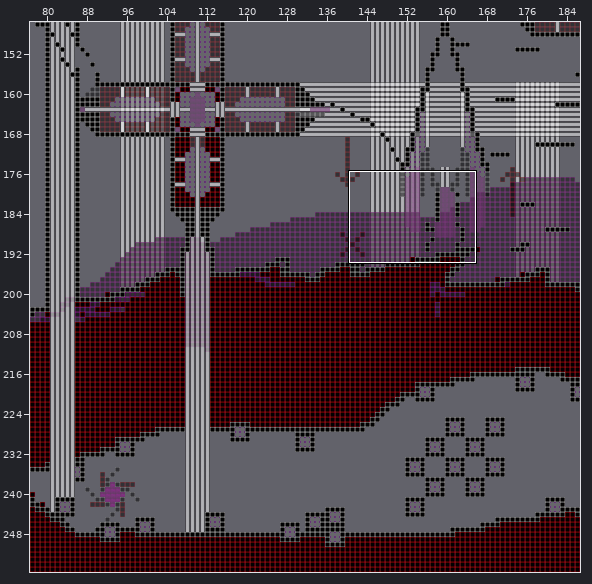
Two versions of a level (Tiled map, core/assets/level3.tmx). Above, an overview of the earlier version with the close-up marked.
Close-up. The starting point:
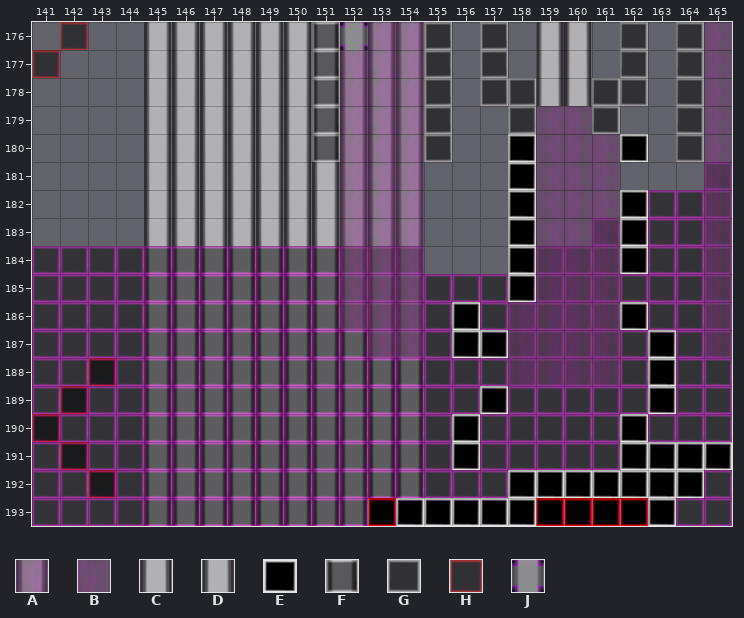
Cells are 32x32 px. Shown: x 141..165, y 176..193. The commit also changed other parts of the map, which this record leaves out.
Key: from "cubes": A 0 flipped on the diagonal, B 0 turned 90, C 1 flipped up-down, D 1 turned 180, E 2, F 2 flipped on the diagonal, G 2 turned 90, H 3, J 5 flipped on the diagonal.
_ is an empty cell, # one hidden under a higher layer.
Layers that did not change in this view are not listed.
Layer "Tile Layer 1" before, first column x 141:
176 _H________FJAAF_F_DC_G_GB
177 H_________FAAAF_F_DC_G_GB
178 __________FAAAF_FFDCGG_GB
179 __________FAAAF__FABG__GB
180 __________FAAAF__#ABB__GB
181 ___________AAA___#ABB___B
182 ___________AAA___#ABB___B
183 ___________AAA___#ABB___B
184 ___________AAA___#ABB___B
185 ___________AAA___#ABB___B
186 ___________AAA___AABB___B
187 ____________AA___AABB___B
188 __H______________AABB____
189 _H_______________________
190 H________________________
191 _H___________________####
192 __H______________#######_
193 ____________###########__
Layer "object" before, first column x 141:
176 _________________________
177 _________________________
178 _________________________
179 _________________________
180 _________________E___E___
181 _________________E_______
182 _________________E___E___
183 _________________E___E___
184 _________________E___E___
185 _________________E_______
186 _______________E_____E___
187 _______________EE_____E__
188 ______________________E__
189 ________________E_____E__
190 _______________E_____E___
191 _______________E_____EEEE
192 _________________EEEEEEE_
193 ____________HEEEEEHHHHE__
New version:
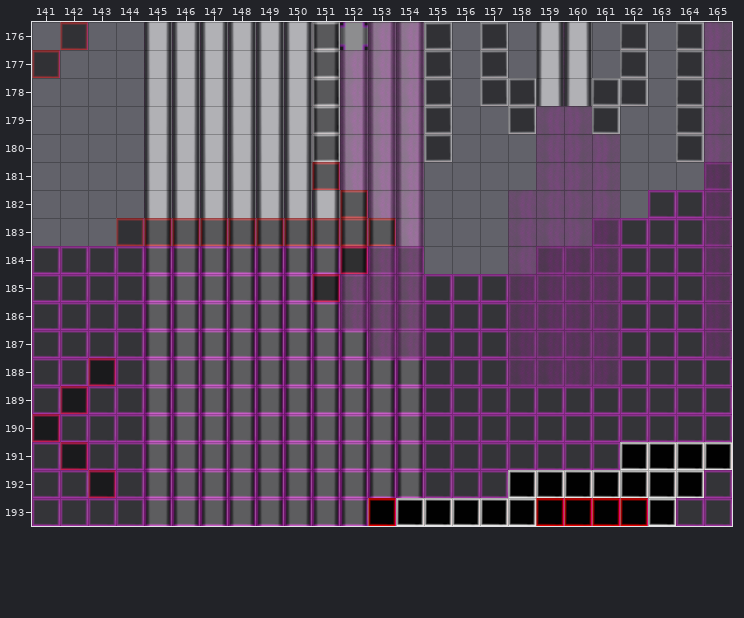
See-through tiles are keyed as they look on the map.
Edits made:
Layer "Tile Layer 1":
Tile H replaces tile A in row 182 at x 152; in row 183 at x 152 to 153; in row 184 at x 152.
Tile H is added in row 181 at x 151; in row 183 at x 144 to 151; in row 185 at x 151.
The edit erases the tile that lay hidden in rows 180 to 181 at x 158.
Layer "object":
The edit erases tile E in row 180 at x 158 and 162; in row 181 at x 158; in rows 182 to 184 at x 158 and 162; in row 185 at x 158; in row 186 at x 156 and 162; in row 187 at x 156 to 157 and 163.
The edit erases tile E in row 188 at x 163; in row 189 at x 157 and 163; in row 190 at x 156 and 162; in row 191 at x 156.
